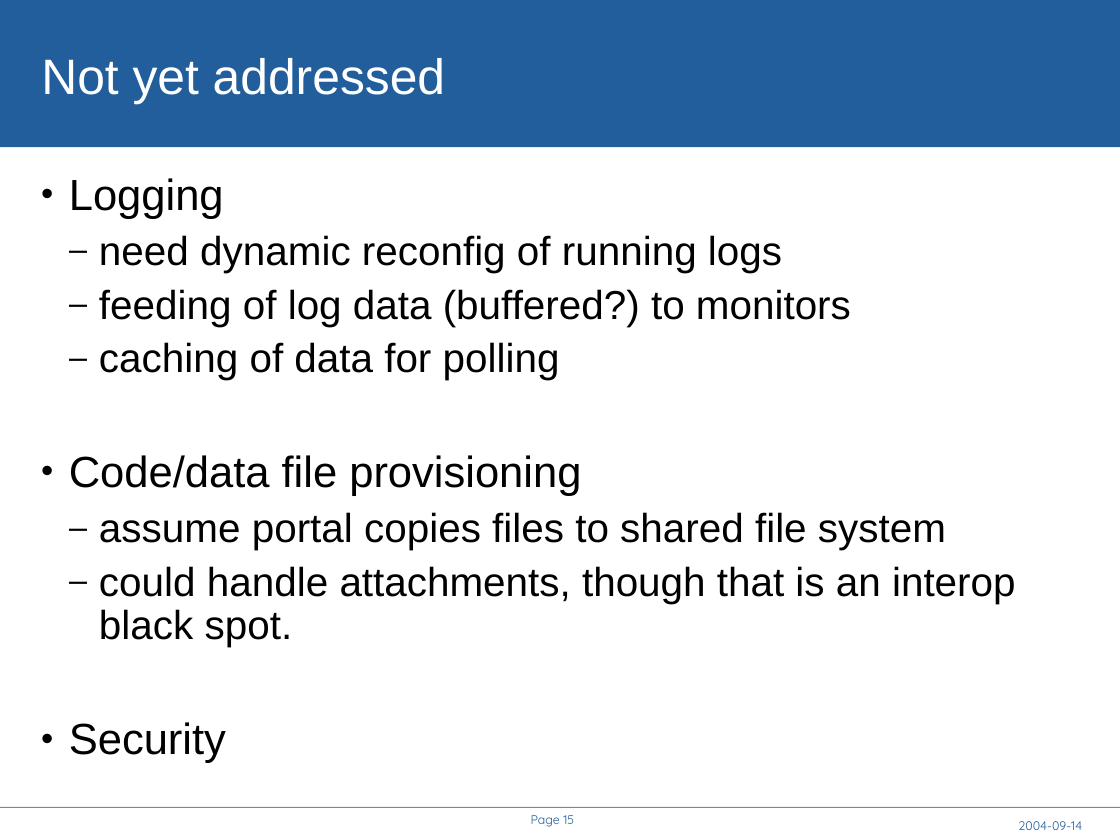
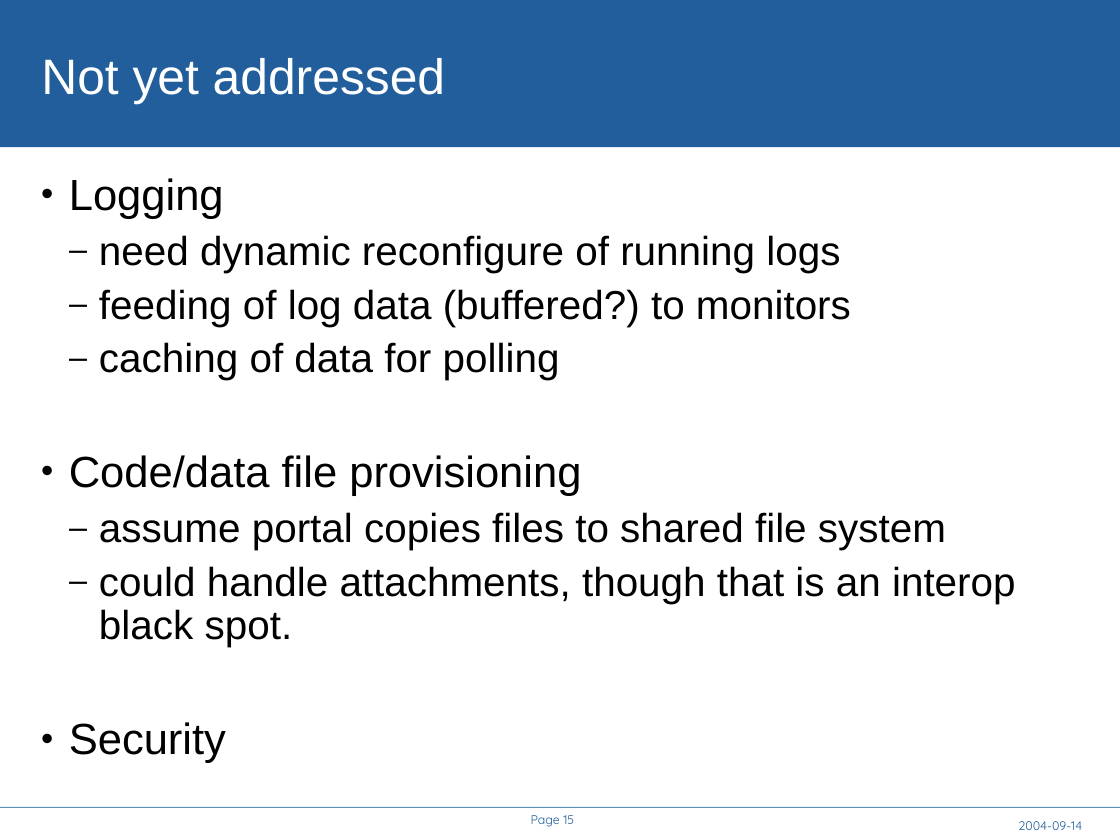
Before and after one commit to rhusar/smartfrog, a slide deck: slide 15 of core/components/cddlm/doc/A Service API for deployment.ppt. Drawn at 1120x840 pixels with LibreOffice and Linux fonts; fonts in the diff are those of the drawing; background and template pictures are left out. Boxes give left, top, right and bottom in pixels: in the first picture for what was removed or moved away, otherwise in the second. Text is boxed around its words. In the diff, an @@ line names an element or a change of style, - is before the commit and + after.

```diff
--- a/core/components/cddlm/doc/A Service API for deployment.ppt
+++ b/core/components/cddlm/doc/A Service API for deployment.ppt
@@ text at bbox=[99, 235, 840, 273]: text changed @@
-  – need dynamic reconfig of running logs
+  – need dynamic reconfigure of running logs
```
Also in this commit, not shown: 11 other slides changed, 1 slide added, 1 slide removed, 7 other files.
